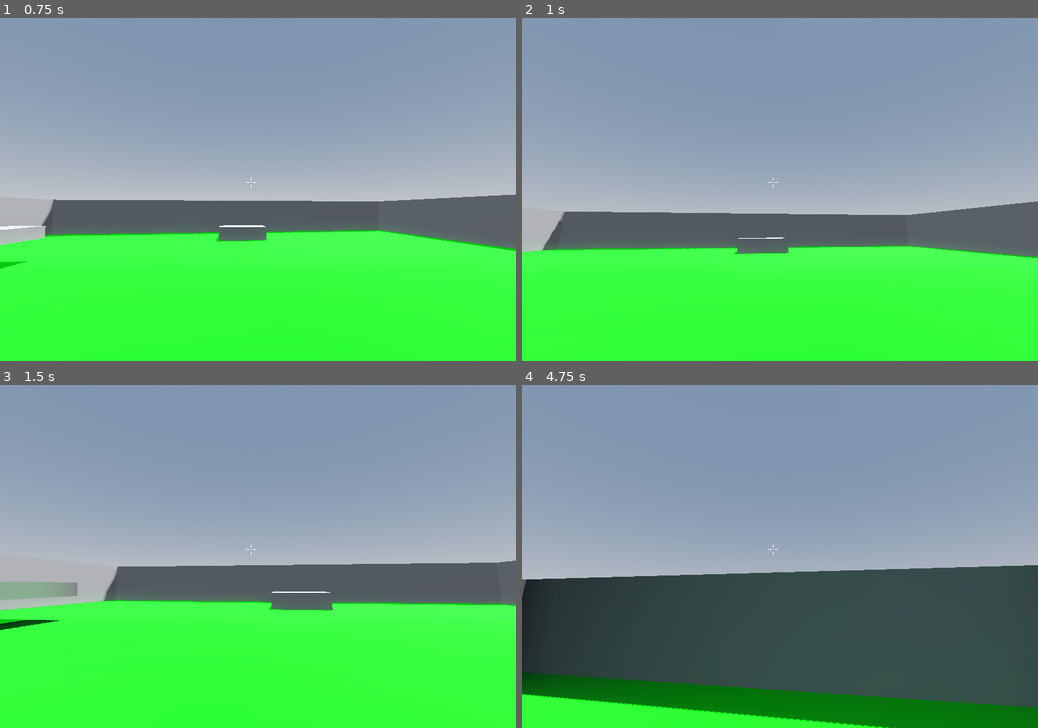
Above: before the commit, frames 1-4 (two rows, left to right).
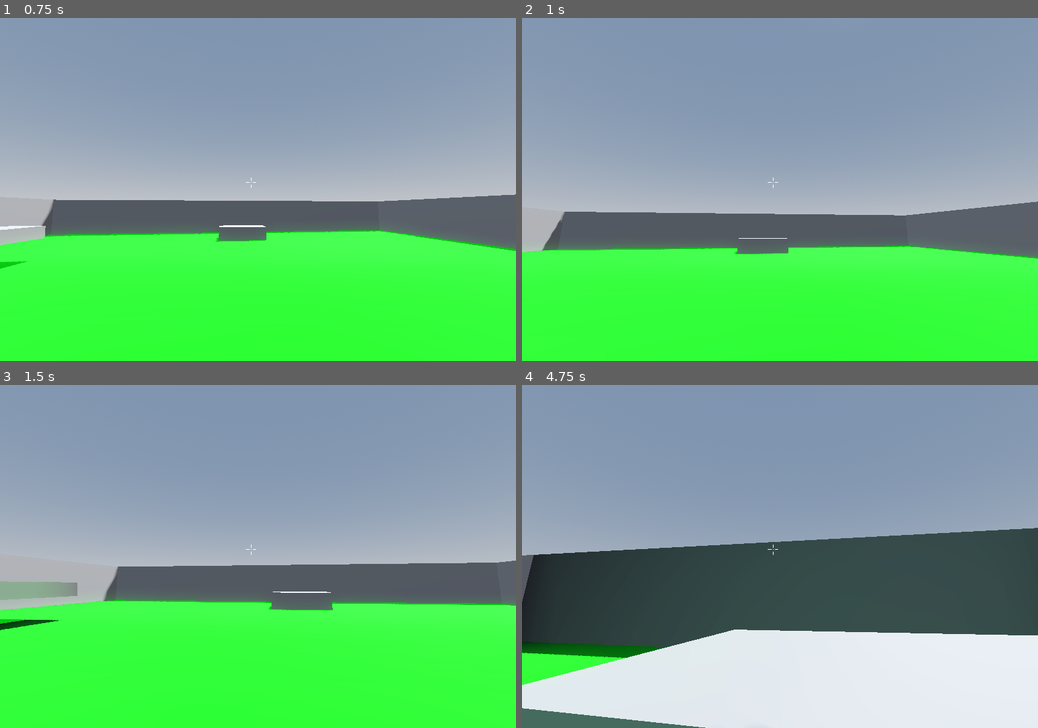
Above: after the commit, the same moments.

Repository: jd-58/FPS-game
Game: Godot game, scene res://Scenes.tscn
The game is run twice, just before and just after one commit, with the same random seed, the same clock (stepped at 60 frames per second) and the same inputs.
Inputs (mouse positions are in pixels of both pictures, inside the frame that each line leads up to):
- Up to frame 1 (0.75 s): move the mouse to (283, 189) at 0.52 s; hold W (Forward) from 0.53 s (still down); hold Shift (Sprint) from 0.53 s (still down)
- Up to frame 2 (1 s): keep holding W (Forward); keep holding Shift (Sprint); tap Space (Jump) at 0.77 s
- Up to frame 3 (1.5 s): keep holding W (Forward); move the mouse to (232, 556) at 1.27 s; release Shift (Sprint) at 1.28 s; tap C (Crouch) at 1.35 s
- Up to frame 4 (4.75 s): keep holding W (Forward); tap Space (Jump) at 1.52, 3.02, 3.77, 4.52 s; tap Shift (Sprint) at 1.55, 2.85, 3.8, 4.35 s; move the mouse to (790, 549) at 2.02 s; hold Shift (Sprint) 2.03-2.78 s; move the mouse to (774, 563) at 2.77 s; move the mouse to (816, 559) at 3.52 s; hold C (Crouch) 3.53-4.28 s; move the mouse to (738, 553) at 4.27 s

Frame 1 is identical in both runs. In frame 2, 0.2% of the frame differs, in the area x 0-100%, y 53-71%; in frame 3, less than 0.1%; in frame 4, 36%, in the area x 0-100%, y 41-100%.

Commit message:
Added Sprinting
Added sprinting state in state machine and sprinting animation

Diff:
--- a/Controllers/player_controller.gd
+++ b/Controllers/player_controller.gd
@@ -12,6 +12,7 @@
 
 @export var SPEED_DEFAULT : float = 5.0
 @export var SPEED_CROUCH : float = 2.0
+@export var SPEED_SPRINTING: float = 7.0
 @export var JUMP_VELOCITY : float = 4.5
 @export var TILT_LOWER_LIMIT := deg_to_rad(-70)
 @export var TILT_UPPER_LIMIT := deg_to_rad(90)
@@ -23,6 +24,7 @@
 @export var TOGGLE_CROUCH : bool = true
 @export var ACCELERATION : float = 0.1
 @export var DECELERATION: float = 0.25
+
 
 
 
--- a/Controllers/player_controller.tscn
+++ b/Controllers/player_controller.tscn
@@ -7,6 +7,7 @@
 [ext_resource type="Script" path="res://Scripts/state_machine.gd" id="5_i0kuc"]
 [ext_resource type="Script" path="res://Scripts/IdlePlayerState.gd" id="6_8djid"]
 [ext_resource type="Script" path="res://Scripts/WalkingPlayerState.gd" id="7_og5xb"]
+[ext_resource type="Script" path="res://Scripts/SprintingPlayerState.gd" id="8_xlye1"]
 
 [sub_resource type="CapsuleShape3D" id="CapsuleShape3D_umppa"]
 
@@ -118,6 +119,39 @@
 tracks/5/interp = 1
 tracks/5/loop_wrap = true
 tracks/5/keys = {
+"handle_modes": PackedInt32Array(0),
+"points": PackedFloat32Array(0, -0.25, 0, 0.25, 0),
+"times": PackedFloat32Array(0)
+}
+tracks/6/type = "bezier"
+tracks/6/imported = false
+tracks/6/enabled = true
+tracks/6/path = NodePath("CameraController/Camera3D:position:x")
+tracks/6/interp = 1
+tracks/6/loop_wrap = true
+tracks/6/keys = {
+"handle_modes": PackedInt32Array(0),
+"points": PackedFloat32Array(0, -0.25, 0, 0.25, 0),
+"times": PackedFloat32Array(0)
+}
+tracks/7/type = "bezier"
+tracks/7/imported = false
+tracks/7/enabled = true
+tracks/7/path = NodePath("CameraController/Camera3D:position:y")
+tracks/7/interp = 1
+tracks/7/loop_wrap = true
+tracks/7/keys = {
+"handle_modes": PackedInt32Array(0),
+"points": PackedFloat32Array(0, -0.25, 0, 0.25, 0),
+"times": PackedFloat32Array(0)
+}
+tracks/8/type = "bezier"
+tracks/8/imported = false
+tracks/8/enabled = true
+tracks/8/path = NodePath("CameraController/Camera3D:position:z")
+tracks/8/interp = 1
+tracks/8/loop_wrap = true
+tracks/8/keys = {
 "handle_modes": PackedInt32Array(0),
 "points": PackedFloat32Array(0, -0.25, 0, 0.25, 0),
 "times": PackedFloat32Array(0)
@@ -161,10 +195,49 @@
 "times": PackedFloat32Array(0, 0.5, 1, 1.5, 2)
 }
 
+[sub_resource type="Animation" id="Animation_6vq26"]
+resource_name = "Sprinting"
+length = 1.2
+loop_mode = 1
+tracks/0/type = "bezier"
+tracks/0/imported = false
+tracks/0/enabled = true
+tracks/0/path = NodePath("CameraController/Camera3D:position:x")
+tracks/0/interp = 1
+tracks/0/loop_wrap = true
+tracks/0/keys = {
+"handle_modes": PackedInt32Array(0, 0, 0, 0, 0, 0),
+"points": PackedFloat32Array(0, -0.25, 0, 0.2, 0.020408, 0.065, -0.2, -0.0303266, 0.1, 0.00937584, 0.0779852, -0.0333333, -0.00354599, 0.133333, -0.00137497, -0.065, -0.1, 0.0309245, 0.2, -0.00946542, -0.075, -0.266667, 0.0130813, 0.0666667, 0.00122207, 0, -0.1, -0.0153414, 0.25, 0),
+"times": PackedFloat32Array(0, 0.3, 0.5, 0.8, 1, 1.2)
+}
+tracks/1/type = "bezier"
+tracks/1/imported = false
+tracks/1/enabled = true
+tracks/1/path = NodePath("CameraController/Camera3D:position:y")
+tracks/1/interp = 1
+tracks/1/loop_wrap = true
+tracks/1/keys = {
+"handle_modes": PackedInt32Array(0, 0, 0, 0, 0, 0),
+"points": PackedFloat32Array(0, -0.25, 0, 0.166667, 0.0126737, 0.066, -0.233333, -0.0189518, 0.2, -0.01878, -0.036, -0.233333, 0.0397364, 0.25, 0, 0.066, -0.233333, -0.00898325, 0.2, -0.0167175, -0.036, -0.133333, 0.00536197, 0.166667, 0.00175266, 0, -0.133333, -0.00227913, 0.25, 0),
+"times": PackedFloat32Array(0, 0.3, 0.5, 0.8, 1, 1.2)
+}
+tracks/2/type = "bezier"
+tracks/2/imported = false
+tracks/2/enabled = true
+tracks/2/path = NodePath("CameraController/Camera3D:position:z")
+tracks/2/interp = 1
+tracks/2/loop_wrap = true
+tracks/2/keys = {
+"handle_modes": PackedInt32Array(0, 0, 0, 0, 0, 0),
+"points": PackedFloat32Array(0, -0.25, 0, 0.25, 0, 0, -0.25, 0, 0.25, 0, 0, -0.25, 0, 0.25, 0, 0, -0.25, 0, 0.25, 0, 0, -0.25, 0, 0.25, 0, 0, -0.25, 0, 0.25, 0),
+"times": PackedFloat32Array(0, 0.3, 0.5, 0.8, 1, 1.2)
+}
+
 [sub_resource type="AnimationLibrary" id="AnimationLibrary_wo6ts"]
 _data = {
 "Crouch": SubResource("Animation_e6r1h"),
 "RESET": SubResource("Animation_ragnj"),
+"Sprinting": SubResource("Animation_6vq26"),
 "Walking": SubResource("Animation_uflpg")
 }
 
@@ -272,4 +345,8 @@
 script = ExtResource("7_og5xb")
 ANIMATION = NodePath("../../AnimationPlayer")
 
+[node name="SprintingPlayerState" type="Node" parent="PlayerStateMachine" node_paths=PackedStringArray("ANIMATION")]
+script = ExtResource("8_xlye1")
+ANIMATION = NodePath("../../AnimationPlayer")
+
 [connection signal="animation_started" from="AnimationPlayer" to="." method="_on_animation_player_animation_started"]
--- /dev/null
+++ b/Scripts/SprintingPlayerState.gd
@@ -0,0 +1,21 @@
+class_name SprintingPlayerState extends State
+
+@export var ANIMATION : AnimationPlayer
+@export var TOP_ANIM_SPEED : float = 1.6
+
+func enter() -> void:
+	ANIMATION.play("Sprinting",0.5,1.0)
+	Global.player.speed = Global.player.SPEED_SPRINTING
+
+
+func update(delta):
+	set_animation_speed(Global.player.velocity.length())
+
+
+func set_animation_speed(spd) -> void:
+	var alpha = remap(spd, 0.0, Global.player.SPEED_SPRINTING, 0.0, 1.0)
+	ANIMATION.speed_scale = lerp(0.0, TOP_ANIM_SPEED, alpha)
+
+func _input(event) -> void:
+	if event.is_action_released('Sprint'):
+		transition.emit("WalkingPlayerState")
--- a/Scripts/WalkingPlayerState.gd
+++ b/Scripts/WalkingPlayerState.gd
@@ -3,10 +3,21 @@
 extends State
 
 @export var ANIMATION: AnimationPlayer
+@export var TOP_ANIM_SPEED : float = 2.2
 
 func enter() -> void:
 	ANIMATION.play("Walking",-1.0,1.0)
+	Global.player.speed = Global.player.SPEED_DEFAULT
 
 func update(delta):
+	set_animation_speed(Global.player.velocity.length())
 	if Global.player.velocity.length() == 0.0:
 		transition.emit("IdlePlayerState")
+
+func set_animation_speed(spd):
+	var alpha = remap(spd, 0.0, Global.player.SPEED_DEFAULT, 0.0, 1.0)
+	ANIMATION.speed_scale = lerp(0.0, TOP_ANIM_SPEED, alpha)
+
+func _input(event):
+	if event.is_action_pressed("Sprint") and Global.player.is_on_floor():
+		transition.emit("SprintingPlayerState")
Not shown: 1 places in Controllers/player_controller.tscn that only renumber resources
